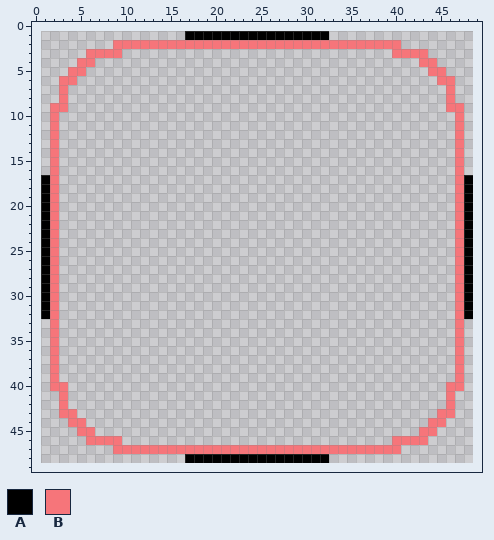
Pixel-art file: core/assets-src/ui/focus.9.still.ase. That is the earlier state.
48x48 pixels, 1 frame. The old version is drawn lined up with the new one, on the new canvas.
Palette (. is transparent): A #000000  B #f6757a
Pixels before (only the part around the change), first column x 0:
 0 ..................................................
 1 .................AAAAAAAAAAAAAAAA.................
 2 .........BBBBBBBBBBBBBBBBBBBBBBBBBBBBBBBB.........
 3 ......BBBB..............................BBBB......
 4 .....BB....................................BB.....
 5 ....BB......................................BB....
 6 ...BB........................................BB...
 7 ...B..........................................B...
 8 ...B..........................................B...
 9 ..BB..........................................BB..
10 ..B............................................B..
11 ..B............................................B..
12 ..B............................................B..
13 ..B............................................B..
14 ..B............................................B..
15 ..B............................................B..
16 ..B............................................B..
17 .AB............................................BA.
18 .AB............................................BA.
19 .AB............................................BA.
20 .AB............................................BA.
21 .AB............................................BA.
22 .AB............................................BA.
23 .AB............................................BA.
24 .AB............................................BA.
25 .AB............................................BA.
26 .AB............................................BA.
27 .AB............................................BA.
28 .AB............................................BA.
29 .AB............................................BA.
30 .AB............................................BA.
31 .AB............................................BA.
32 .AB............................................BA.
33 ..B............................................B..
34 ..B............................................B..
35 ..B............................................B..
36 ..B............................................B..
37 ..B............................................B..
38 ..B............................................B..
39 ..B............................................B..
40 ..BB..........................................BB..
41 ...B..........................................B...
42 ...B..........................................B...
43 ...BB........................................BB...
44 ....BB......................................BB....
45 .....BB....................................BB.....
46 ......BBBB..............................BBBB......
47 .........BBBBBBBBBBBBBBBBBBBBBBBBBBBBBBBB.........
48 .................AAAAAAAAAAAAAAAA.................
49 ..................................................
New version:
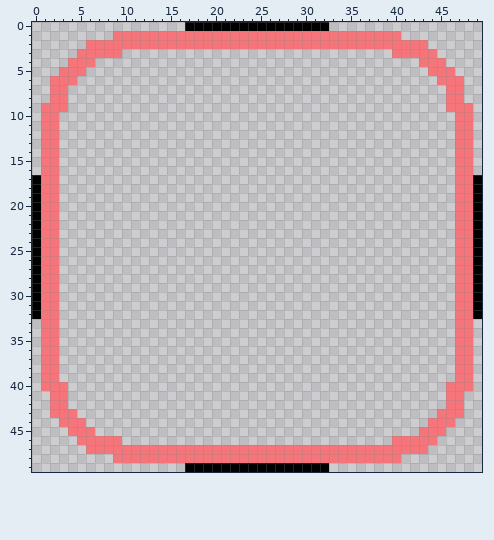
Author's note on the commit: Make focus rects thicker
The edit:
canvas 48x48 -> 50x50, the old top-left corner now at 1,1
Changed rows in their new state; - is an unchanged pixel.
first column x 0:
 0 -----------------AAAAAAAAAAAAAAAA-----------------
 1 ---------BBBBBBBBBBBBBBBBBBBBBBBBBBBBBBBB---------
 2 ------BBB--------------------------------BBB------
 3 -----B--------------------------------------B-----
 4 ----B----------------------------------------B----
 5 ---B------------------------------------------B---
 6 --B--------------------------------------------B--
 7 --B--------------------------------------------B--
 8 --B--------------------------------------------B--
 9 -B----------------------------------------------B-
10 -B----------------------------------------------B-
11 -B----------------------------------------------B-
12 -B----------------------------------------------B-
13 -B----------------------------------------------B-
14 -B----------------------------------------------B-
15 -B----------------------------------------------B-
16 -B----------------------------------------------B-
17 AB----------------------------------------------BA
18 AB----------------------------------------------BA
19 AB----------------------------------------------BA
20 AB----------------------------------------------BA
21 AB----------------------------------------------BA
22 AB----------------------------------------------BA
23 AB----------------------------------------------BA
24 AB----------------------------------------------BA
25 AB----------------------------------------------BA
26 AB----------------------------------------------BA
27 AB----------------------------------------------BA
28 AB----------------------------------------------BA
29 AB----------------------------------------------BA
30 AB----------------------------------------------BA
31 AB----------------------------------------------BA
32 AB----------------------------------------------BA
33 -B----------------------------------------------B-
34 -B----------------------------------------------B-
35 -B----------------------------------------------B-
36 -B----------------------------------------------B-
37 -B----------------------------------------------B-
38 -B----------------------------------------------B-
39 -B----------------------------------------------B-
40 -B----------------------------------------------B-
41 --B--------------------------------------------B--
42 --B--------------------------------------------B--
43 --B--------------------------------------------B--
44 ---B------------------------------------------B---
45 ----B----------------------------------------B----
46 -----B--------------------------------------B-----
47 ------BBB--------------------------------BBB------
48 ---------BBBBBBBBBBBBBBBBBBBBBBBBBBBBBBBB---------
49 -----------------AAAAAAAAAAAAAAAA-----------------
